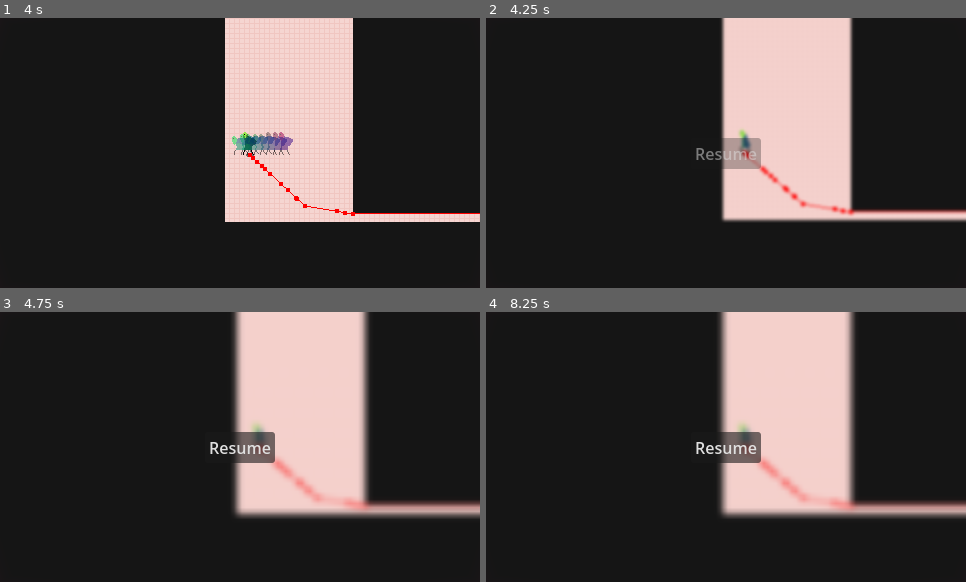
Above: before the commit, frames 1-4 (two rows, left to right).
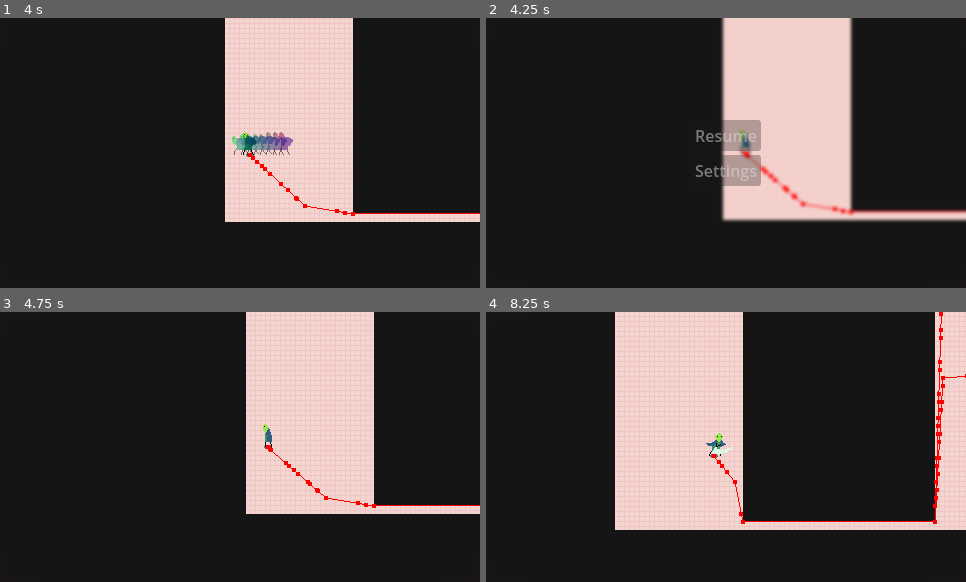
Above: after the commit, the same moments.

Repository: ehj37/Lizard-Mini
Game: Godot game, scene res://scenes/levels/level2.tscn
The game is run twice, just before and just after one commit, with the same random seed, the same clock (stepped at 60 frames per second) and the same inputs. Sound files missing from this copy of the repository are replaced by a short silence.
Inputs (mouse positions are in pixels of both pictures, inside the frame that each line leads up to):
- Up to frame 1 (4 s): move the mouse to (345, 139) at 0.52 s; hold Right (move_right) 0.53-1.28 s; click (345, 139) at 0.6 s; tap Space (dash) at 0.8, 1.35, 3.05, 3.6 s; move the mouse to (144, 166) at 1.27 s; hold Down (move_down) 1.28-2.03 s; tap E (interact) at 1.55 s; move the mouse to (288, 93) at 2.02 s; hold Right (move_right) 2.03-2.78 s; hold E (interact) 2.03-2.78 s; click (288, 93) at 2.3 s; move the mouse to (216, 207) at 2.77 s; hold Up (move_up) 2.78-3.53 s; click (216, 207) at 2.85 s; move the mouse to (384, 193) at 3.52 s; hold Left (move_left) from 3.53 s (still down); hold E (interact) from 3.53 s (still down)
- Up to frame 2 (4.25 s): keep holding Left (move_left); keep holding E (interact); tap Escape (pause) at 4.15 s
- Up to frame 3 (4.75 s): release Left (move_left) at 4.25 s; release E (interact) at 4.25 s; click "Resume" at 4.25 s
- Up to frame 4 (8.25 s): move the mouse to (582, 406) at 5.02 s; hold Left (move_left) 5.03-5.78 s; tap E (interact) at 5.1, 6.8 s; click (582, 406) at 5.3 s; move the mouse to (750, 447) at 5.77 s; hold Down (move_down) 5.78-6.53 s; click (750, 447) at 5.85 s; tap Space (dash) at 6.05, 6.6 s; move the mouse to (654, 379) at 6.52 s; hold Right (move_right) 6.53-7.28 s; move the mouse to (831, 433) at 7.27 s; hold Up (move_up) 7.28-8.03 s; hold E (interact) 7.28-8.03 s; click (831, 433) at 7.55 s; move the mouse to (630, 460) at 8.02 s; hold Right (move_right) from 8.03 s (still down); click (630, 460) at 8.1 s

Frame 1 is identical in both runs. In frame 2, 1.6% of the frame differs, in the area x 43-58%, y 37-63%; in frame 3, 7.9%; in frame 4, 45%, in the area x 26-100%, y 0-81%.

Commit message:
Basic pause menu updates

Diff:
--- a/audio/sound_effect_manager.gd
+++ b/audio/sound_effect_manager.gd
@@ -12,6 +12,7 @@
 
 	# So audio keeps playing during hit stop
 	audio_player.process_mode = Node.PROCESS_MODE_ALWAYS
+	audio_player.bus = "SoundEffects"
 	add_child(audio_player)
 
 	var audio_stream: AudioStreamOggVorbis = config.audio_stream
@@ -57,6 +58,7 @@
 	audio_player.max_distance = AUDIO_STREAM_PLAYER_MAX_DISTANCE
 	# So audio keeps playing during hit stop
 	audio_player.process_mode = Node.PROCESS_MODE_ALWAYS
+	audio_player.bus = "SoundEffects"
 	add_child(audio_player)
 
 	audio_player.global_position = effect_position
--- /dev/null
+++ b/default_bus_layout.tres
@@ -0,0 +1,15 @@
+[gd_resource type="AudioBusLayout" format=3 uid="uid://dvl61txncj3xd"]
+
+[resource]
+bus/1/name = &"SoundEffects"
+bus/1/solo = false
+bus/1/mute = false
+bus/1/bypass_fx = false
+bus/1/volume_db = 0.0
+bus/1/send = &"Master"
+bus/2/name = &"Music"
+bus/2/solo = false
+bus/2/mute = false
+bus/2/bypass_fx = false
+bus/2/volume_db = 0.0
+bus/2/send = &"Master"
--- a/ui/overlays/overlays.tscn
+++ b/ui/overlays/overlays.tscn
@@ -74,7 +74,7 @@
 tracks/4/type = "value"
 tracks/4/imported = false
 tracks/4/enabled = true
-tracks/4/path = NodePath("CinemaColorRectTop2:size")
+tracks/4/path = NodePath("CinemaColorRectBottom:size")
 tracks/4/interp = 1
 tracks/4/loop_wrap = true
 tracks/4/keys = {
@@ -82,6 +82,34 @@
 "transitions": PackedFloat32Array(1),
 "update": 0,
 "values": [Vector2(480, 0)]
+}
+
+[sub_resource type="Animation" id="Animation_hnxua"]
+resource_name = "cinema"
+length = 0.75
+tracks/0/type = "value"
+tracks/0/imported = false
+tracks/0/enabled = true
+tracks/0/path = NodePath("CinemaColorRectTop:size")
+tracks/0/interp = 1
+tracks/0/loop_wrap = true
+tracks/0/keys = {
+"times": PackedFloat32Array(0, 0.5),
+"transitions": PackedFloat32Array(1, 1),
+"update": 0,
+"values": [Vector2(480, 0), Vector2(480, 8)]
+}
+tracks/1/type = "value"
+tracks/1/imported = false
+tracks/1/enabled = true
+tracks/1/path = NodePath("CinemaColorRectBottom:size")
+tracks/1/interp = 1
+tracks/1/loop_wrap = true
+tracks/1/keys = {
+"times": PackedFloat32Array(0, 0.5),
+"transitions": PackedFloat32Array(1, 1),
+"update": 0,
+"values": [Vector2(480, 0), Vector2(480, 8)]
 }
 
 [sub_resource type="Animation" id="Animation_jwq0s"]
@@ -123,34 +151,6 @@
 "values": [0.800000038, 1.0]
 }
 
-[sub_resource type="Animation" id="Animation_hnxua"]
-resource_name = "cinema"
-length = 0.75
-tracks/0/type = "value"
-tracks/0/imported = false
-tracks/0/enabled = true
-tracks/0/path = NodePath("CinemaColorRectTop:size")
-tracks/0/interp = 1
-tracks/0/loop_wrap = true
-tracks/0/keys = {
-"times": PackedFloat32Array(0, 0.5),
-"transitions": PackedFloat32Array(1, 1),
-"update": 0,
-"values": [Vector2(480, 0), Vector2(480, 8)]
-}
-tracks/1/type = "value"
-tracks/1/imported = false
-tracks/1/enabled = true
-tracks/1/path = NodePath("CinemaColorRectTop2:size")
-tracks/1/interp = 1
-tracks/1/loop_wrap = true
-tracks/1/keys = {
-"times": PackedFloat32Array(0, 0.5),
-"transitions": PackedFloat32Array(1, 1),
-"update": 0,
-"values": [Vector2(480, 0), Vector2(480, 8)]
-}
-
 [sub_resource type="AnimationLibrary" id="AnimationLibrary_5gsns"]
 _data = {
 &"RESET": SubResource("Animation_n305s"),
@@ -158,31 +158,33 @@
 &"hurt": SubResource("Animation_jwq0s")
 }
 
-[node name="HurtOverlay" type="CanvasLayer"]
+[node name="HurtOverlay" type="CanvasLayer" unique_id=1094476693]
 script = ExtResource("1_n305s")
 
-[node name="AberrationVignetteColorRect" type="ColorRect" parent="."]
+[node name="AberrationVignetteColorRect" type="ColorRect" parent="." unique_id=486496576]
 material = SubResource("ShaderMaterial_n305s")
 offset_right = 480.0
 offset_bottom = 270.0
+mouse_filter = 2
 
-[node name="VignetteColorRect" type="ColorRect" parent="."]
+[node name="VignetteColorRect" type="ColorRect" parent="." unique_id=62492290]
 material = SubResource("ShaderMaterial_5gsns")
 offset_right = 480.0
 offset_bottom = 270.0
+mouse_filter = 2
 
-[node name="AnimationPlayer" type="AnimationPlayer" parent="."]
-libraries = {
-&"": SubResource("AnimationLibrary_5gsns")
-}
+[node name="AnimationPlayer" type="AnimationPlayer" parent="." unique_id=1719236458]
+libraries/ = SubResource("AnimationLibrary_5gsns")
 
-[node name="CinemaColorRectTop" type="ColorRect" parent="."]
+[node name="CinemaColorRectTop" type="ColorRect" parent="." unique_id=2087355962]
 offset_right = 480.0
+mouse_filter = 2
 color = Color(0, 0, 0, 1)
 
-[node name="CinemaColorRectTop2" type="ColorRect" parent="."]
+[node name="CinemaColorRectBottom" type="ColorRect" parent="." unique_id=312092966]
 offset_top = 270.0
 offset_right = 480.0
 offset_bottom = 270.0
 scale = Vector2(1, -1)
+mouse_filter = 2
 color = Color(0, 0, 0, 1)
--- a/ui/pause_menu/pause_menu.gd
+++ b/ui/pause_menu/pause_menu.gd
@@ -1,27 +1,78 @@
 extends CanvasLayer
 
-@onready var color_rect: ColorRect = $Control/ColorRect
-@onready var resume_button: Button = $Control/VBoxContainer/ResumeButton
-@onready var animation_player: AnimationPlayer = $Control/AnimationPlayer
-
-
-func pause() -> void:
-	resume_button.disabled = false
-	get_tree().paused = true
-	animation_player.play("blur")
-
-
-func resume() -> void:
-	resume_button.disabled = true
-	animation_player.play_backwards("blur")
-	await animation_player.animation_finished
-
-	get_tree().paused = false
+@onready var _center_container: CenterContainer = $CenterContainer
+@onready var _main_buttons: VBoxContainer = $CenterContainer/MainButtons
+@onready var _settings: VBoxContainer = $CenterContainer/Settings
+@onready var _main_volume_slider: HSlider = $CenterContainer/Settings/MainVolumeHSlider
+@onready
+var _sound_effects_volume_slider: HSlider = $CenterContainer/Settings/SoundEffectsVolumeHSlider
+@onready var _music_volume_slider: HSlider = $CenterContainer/Settings/MusicVolumeHSlider
+@onready var _resume_button: Button = $CenterContainer/MainButtons/ResumeButton
+@onready var _animation_player: AnimationPlayer = $CenterContainer/AnimationPlayer
 
 
 func _process(_delta: float) -> void:
 	if Input.is_action_just_pressed("pause"):
 		if !get_tree().paused:
-			pause()
+			_pause()
 		else:
-			resume()
+			_resume()
+
+
+func _ready() -> void:
+	_center_container.modulate = Color.TRANSPARENT
+	_main_buttons.visible = true
+	_settings.visible = false
+	_set_volume_slider_initial_values()
+
+
+func _pause() -> void:
+	_resume_button.disabled = false
+	get_tree().paused = true
+	_animation_player.play("blur")
+
+
+func _resume() -> void:
+	_resume_button.disabled = true
+	_animation_player.play_backwards("blur")
+	await _animation_player.animation_finished
+
+	get_tree().paused = false
+
+
+func _set_volume_slider_initial_values() -> void:
+	var master_bus_index: int = AudioServer.get_bus_index("Master")
+	_main_volume_slider.value = db_to_linear(AudioServer.get_bus_volume_db(master_bus_index))
+
+	var sound_effects_bus_index: int = AudioServer.get_bus_index("SoundEffects")
+	_sound_effects_volume_slider.value = db_to_linear(
+		AudioServer.get_bus_volume_db(sound_effects_bus_index)
+	)
+
+	var music_bus_index: int = AudioServer.get_bus_index("Music")
+	_music_volume_slider.value = db_to_linear(AudioServer.get_bus_volume_db(music_bus_index))
+
+
+func _on_settings_button_pressed() -> void:
+	_main_buttons.visible = false
+	_settings.visible = true
+
+
+func _on_main_volume_h_slider_value_changed(value: float) -> void:
+	var master_bus_index: int = AudioServer.get_bus_index("Master")
+	AudioServer.set_bus_volume_linear(master_bus_index, value)
+
+
+func _on_sound_effects_volume_h_slider_value_changed(value: float) -> void:
+	var sound_effects_bus_index: int = AudioServer.get_bus_index("SoundEffects")
+	AudioServer.set_bus_volume_linear(sound_effects_bus_index, value)
+
+
+func _on_music_volume_h_slider_value_changed(value: float) -> void:
+	var music_bus_index: int = AudioServer.get_bus_index("Music")
+	AudioServer.set_bus_volume_linear(music_bus_index, value)
+
+
+func _on_back_button_pressed() -> void:
+	_main_buttons.visible = true
+	_settings.visible = false
--- a/ui/pause_menu/pause_menu.tscn
+++ b/ui/pause_menu/pause_menu.tscn
@@ -12,7 +12,7 @@
 tracks/0/type = "value"
 tracks/0/imported = false
 tracks/0/enabled = true
-tracks/0/path = NodePath("Control/ColorRect:material:shader_parameter/level_of_detail")
+tracks/0/path = NodePath("CenterContainer/ColorRect:material:shader_parameter/level_of_detail")
 tracks/0/interp = 1
 tracks/0/loop_wrap = true
 tracks/0/keys = {
@@ -24,7 +24,7 @@
 tracks/1/type = "value"
 tracks/1/imported = false
 tracks/1/enabled = true
-tracks/1/path = NodePath("Control:modulate")
+tracks/1/path = NodePath("CenterContainer:modulate")
 tracks/1/interp = 1
 tracks/1/loop_wrap = true
 tracks/1/keys = {
@@ -40,7 +40,7 @@
 tracks/0/type = "value"
 tracks/0/imported = false
 tracks/0/enabled = true
-tracks/0/path = NodePath("Control/ColorRect:material:shader_parameter/level_of_detail")
+tracks/0/path = NodePath("CenterContainer/ColorRect:material:shader_parameter/level_of_detail")
 tracks/0/interp = 1
 tracks/0/loop_wrap = true
 tracks/0/keys = {
@@ -52,7 +52,7 @@
 tracks/1/type = "value"
 tracks/1/imported = false
 tracks/1/enabled = true
-tracks/1/path = NodePath("Control:modulate")
+tracks/1/path = NodePath("CenterContainer:modulate")
 tracks/1/interp = 1
 tracks/1/loop_wrap = true
 tracks/1/keys = {
@@ -68,51 +68,75 @@
 &"blur": SubResource("Animation_jbgdu")
 }
 
-[node name="PauseMenu" type="CanvasLayer"]
+[node name="PauseMenu" type="CanvasLayer" unique_id=434601694]
 process_mode = 3
 script = ExtResource("1_jbgdu")
 
-[node name="Control" type="Control" parent="."]
+[node name="CenterContainer" type="CenterContainer" parent="." unique_id=193723064]
 modulate = Color(1, 1, 1, 0)
-layout_mode = 3
-anchors_preset = 0
 offset_right = 480.0
 offset_bottom = 270.0
 
-[node name="ColorRect" type="ColorRect" parent="Control"]
+[node name="ColorRect" type="ColorRect" parent="CenterContainer" unique_id=1782580875]
 material = SubResource("ShaderMaterial_b4b0p")
-layout_mode = 1
-anchors_preset = 15
-anchor_right = 1.0
-anchor_bottom = 1.0
-grow_horizontal = 2
-grow_vertical = 2
+custom_minimum_size = Vector2(480, 270)
+layout_mode = 2
 
-[node name="AnimationPlayer" type="AnimationPlayer" parent="Control"]
+[node name="AnimationPlayer" type="AnimationPlayer" parent="CenterContainer" unique_id=410100413]
 root_node = NodePath("../..")
-libraries = {
-&"": SubResource("AnimationLibrary_b4b0p")
-}
+libraries/ = SubResource("AnimationLibrary_b4b0p")
 
-[node name="VBoxContainer" type="VBoxContainer" parent="Control"]
-layout_mode = 1
-anchors_preset = 8
-anchor_left = 0.5
-anchor_top = 0.5
-anchor_right = 0.5
-anchor_bottom = 0.5
-offset_left = -35.0
-offset_top = -15.5
-offset_right = 35.0
-offset_bottom = 15.5
-grow_horizontal = 2
-grow_vertical = 2
+[node name="MainButtons" type="VBoxContainer" parent="CenterContainer" unique_id=2039091730]
+layout_mode = 2
 alignment = 1
 
-[node name="ResumeButton" type="Button" parent="Control/VBoxContainer"]
+[node name="ResumeButton" type="Button" parent="CenterContainer/MainButtons" unique_id=1449080710]
 process_mode = 3
 layout_mode = 2
 disabled = true
 text = "Resume"
 
-[connection signal="pressed" from="Control/VBoxContainer/ResumeButton" to="." method="resume"]
+[node name="SettingsButton" type="Button" parent="CenterContainer/MainButtons" unique_id=2017069891]
+layout_mode = 2
+text = "Settings"
+
+[node name="Settings" type="VBoxContainer" parent="CenterContainer" unique_id=558374443]
+layout_mode = 2
+
+[node name="MainVolumeLabel" type="Label" parent="CenterContainer/Settings" unique_id=467229010]
+layout_mode = 2
+text = "Main volume"
+
+[node name="MainVolumeHSlider" type="HSlider" parent="CenterContainer/Settings" unique_id=1811235764]
+layout_mode = 2
+max_value = 1.0
+step = 0.01
+
+[node name="SoundEffectsVolumeLabel" type="Label" parent="CenterContainer/Settings" unique_id=593363502]
+layout_mode = 2
+text = "Sound effects volume"
+
+[node name="SoundEffectsVolumeHSlider" type="HSlider" parent="CenterContainer/Settings" unique_id=1275092624]
+layout_mode = 2
+max_value = 1.0
+step = 0.01
+
+[node name="MusicVolumeLabel" type="Label" parent="CenterContainer/Settings" unique_id=1860091517]
+layout_mode = 2
+text = "Music volume"
+
+[node name="MusicVolumeHSlider" type="HSlider" parent="CenterContainer/Settings" unique_id=1740288936]
+layout_mode = 2
+max_value = 1.0
+step = 0.01
+
+[node name="BackButton" type="Button" parent="CenterContainer/Settings" unique_id=102329408]
+layout_mode = 2
+text = "Back"
+
+[connection signal="pressed" from="CenterContainer/MainButtons/ResumeButton" to="." method="_resume"]
+[connection signal="pressed" from="CenterContainer/MainButtons/SettingsButton" to="." method="_on_settings_button_pressed"]
+[connection signal="value_changed" from="CenterContainer/Settings/MainVolumeHSlider" to="." method="_on_main_volume_h_slider_value_changed"]
+[connection signal="value_changed" from="CenterContainer/Settings/SoundEffectsVolumeHSlider" to="." method="_on_sound_effects_volume_h_slider_value_changed"]
+[connection signal="value_changed" from="CenterContainer/Settings/MusicVolumeHSlider" to="." method="_on_music_volume_h_slider_value_changed"]
+[connection signal="pressed" from="CenterContainer/Settings/BackButton" to="." method="_on_back_button_pressed"]
Not shown: 1 places in ui/overlays/overlays.tscn that only renumber resources
Not shown: 1 places in ui/pause_menu/pause_menu.tscn that only renumber resources
